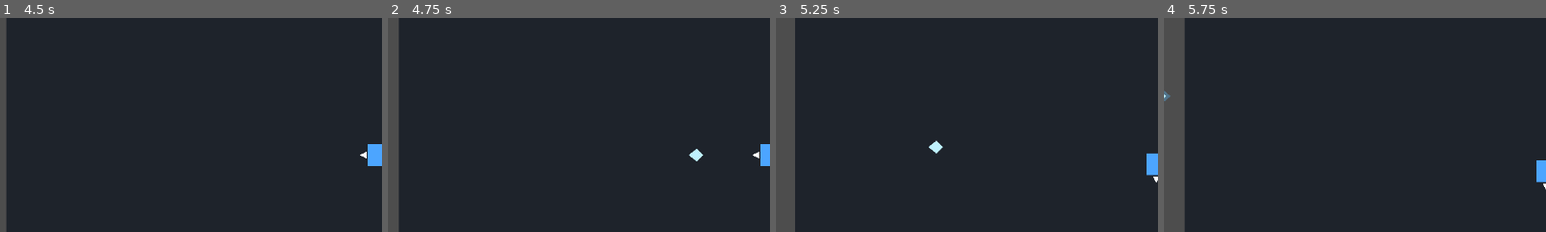
Above: before the commit, frames 1-4 (left to right).
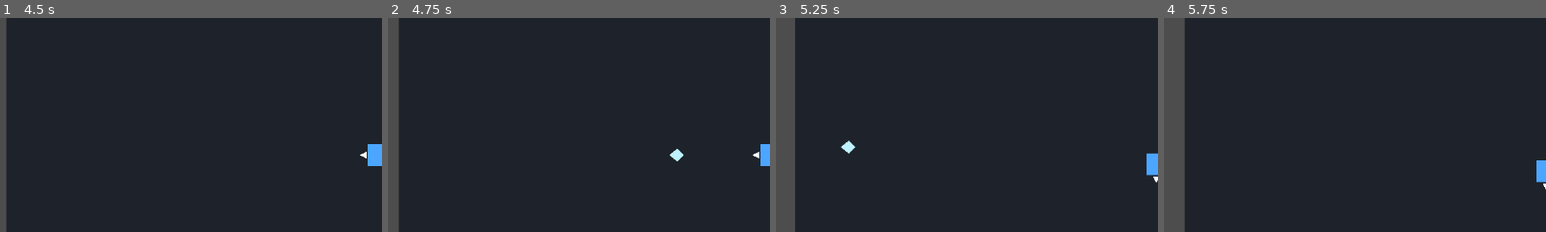
Above: after the commit, the same moments.

Repository: kikajima/dragonballsoullegacy
Game: Godot game, scene res://scenes/bootstrap/bootstrap.tscn
The game is run twice, just before and just after one commit, with the same random seed, the same clock (stepped at 60 frames per second) and the same inputs.
Inputs:
- Up to frame 1 (4.5 s): hold D (move_right) 0.53-1.28 s; tap J (attack) at 0.6 s; hold S (move_down) 1.28-2.03 s; tap Shift (block) at 1.35 s; hold D (move_right) 2.03-2.78 s; hold L (charge_ki) 2.03-2.78 s; hold W (move_up) 2.78-3.53 s; tap Space (dash) at 2.85 s; hold A (move_left) from 3.53 s (still down); tap E (interact) at 3.6 s; tap K (ki_blast) at 4.35 s
- Up to frame 2 (4.75 s): keep holding A (move_left)
- Up to frame 3 (5.25 s): release A (move_left) at 5.03 s; hold S (move_down) from 5.03 s (still down); tap I (kick) at 5.1 s
- Up to frame 4 (5.75 s): keep holding S (move_down)
The pictures show only the part of the screen within x 0-50%, y 18-68%; the shares and areas given below are measured in that part.

Frame 1 is identical in both runs. In frame 2, 0.3% of the frame differs, in the area x 73-83%, y 61-67%; in frame 3, 0.3%, in the area x 17-44%, y 57-64%; in frame 4, less than 0.1%.

Commit message:
balance: speed up small ki blast projectile

Diff:
--- a/combat/projectiles/ki_blast_projectile.gd
+++ b/combat/projectiles/ki_blast_projectile.gd
@@ -1,7 +1,7 @@
 class_name KiBlastProjectile
 extends Area2D
 
-@export var speed: float = 210.0
+@export var speed: float = 300.0
 @export var damage: int = 12
 @export var lifetime: float = 1.6
 @export var projectile_fps: float = 12.0
